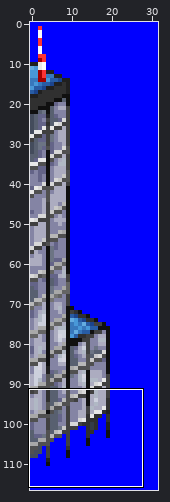
Pixel-art file, stored at ogfxplus/4618.aseprite. Above, an overview of the earlier version with the close-up marked.
Close-up. As it was:
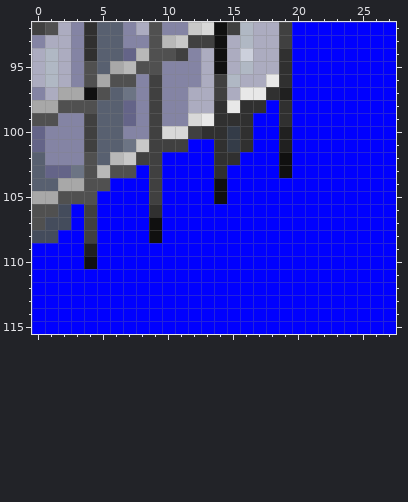
32x117 pixels, 1 frame. Shown: x 0..27, y 92..115.
After the commit:
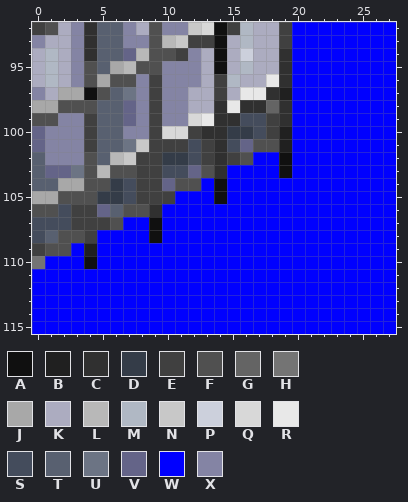
Palette (. is transparent): A #101010  B #202020  C #303030  D #343c48  E #404040  F #505050  G #646464  H #747474  J #a8a8a8  K #acacc0  L #b8b8b8  M #b0b8c4  N #c8c8c8  P #ccd0dc  Q #d8d8d8  R #e8e8e8  S #444c5c  T #586070  U #6c7484  V #646488  W #0000ff  X #8484a4
The edit:
layer "Layer 3" added
Layer "Layer 3":
y 98: x 18 W -> G
y 99: x 16..18 CWW -> SSE
y 100: x 16..18 CWW -> DSE
y 101: x 12..13 WW -> SE; x 15..18 DCWW -> SVFF
y 102: x 10..13 WWWW -> DDSE; x 15..16 CW -> EF
y 103: x 8 W -> E; x 10..13 WWWW -> SSVF
y 104: x 6..8 WWW -> DSE; x 10..12 WWW -> VFF
y 105: x 5..8 WWWW -> DDSE; x 10 W -> E
y 106: x 3 W -> E; x 5..8 WWWW -> VTFF
y 107: x 0 F -> S; x 3 W -> E; x 5..6 WW -> EF
y 108: x 1..3 SWW -> TFF
y 109: x 0..2 WWW -> EFF
y 110: x 0 W -> H
Where, in picture pixels (left, top, right, bottom), the same in both close-ups:
changed: (32, 100, 279, 269)
